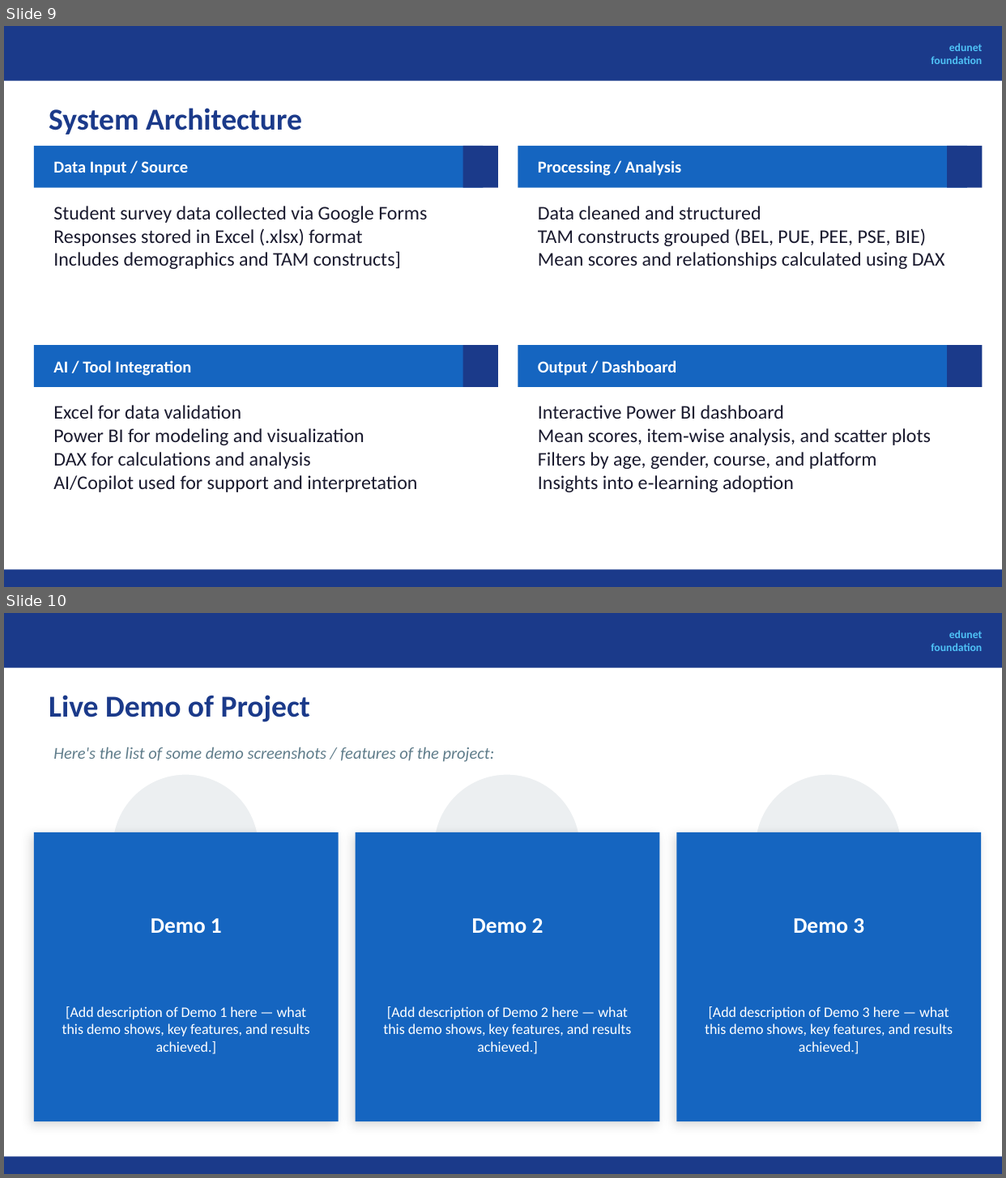
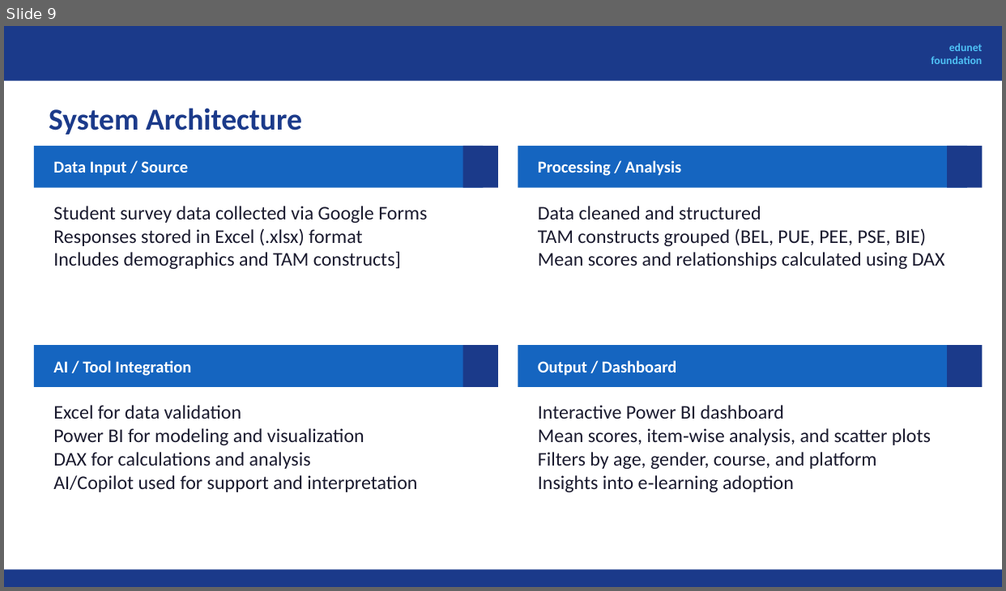
Before and after one commit to preetisingh-crypto/My_Project, a slide deck: AI Fellowship Project on E learning.pptx. Shown one above the other, each under a label of ours: slides 9 and 10 before the commit, slide 9 after it. The pictures are 1006x1178 and 1006x591 pixels, drawn with LibreOffice and Linux fonts; fonts in the diff are those of the drawing. Boxes give left, top, right and bottom in pixels: in the first picture for what was removed or moved away, otherwise in the second. Text is boxed around its words. In the diff, an @@ line names an element or a change of style, - is before the commit and + after.

```diff
--- a/AI Fellowship Project on E learning.pptx
+++ b/AI Fellowship Project on E learning.pptx
@@ slide 10 removed at [4,613,1002,1174], background #FFFFFF @@
@@ rectangle removed at [4,613,1002,668] @@
@@ text removed at [931,630,982,651] @@
-edunet
-foundation
@@ text removed at [49,695,310,722] @@
-Live Demo of Project
@@ text removed at [53,747,495,762] @@
-Here's the list of some demo screenshots / features of the project:
@@ ellipse removed at [111,773,261,922] @@
@@ text removed at [111,773,261,922] @@
-🖼
@@ ellipse removed at [432,773,582,922] @@
@@ text removed at [432,773,582,922] @@
-🖼
@@ ellipse removed at [753,773,903,922] @@
@@ text removed at [753,773,903,922] @@
-🖼
@@ rectangle removed at [34,833,339,1122] @@
@@ rectangle removed at [356,833,659,1122] @@
@@ rectangle removed at [676,833,981,1122] @@
@@ text removed at [151,918,222,934] @@
-Demo 1
@@ text removed at [472,918,543,933] @@
-Demo 2
@@ text removed at [793,918,864,934] @@
-Demo 3
@@ text removed at [62,1007,309,1054] @@
-[Add description of Demo 1 here — what this demo shows, key features, and results achieved.]
@@ text removed at [383,1007,631,1054] @@
-[Add description of Demo 2 here — what this demo shows, key features, and results achieved.]
@@ text removed at [705,1007,953,1054] @@
-[Add description of Demo 3 here — what this demo shows, key features, and results achieved.]
@@ rectangle removed at [4,1157,1002,1174] @@
```
Also in this commit, not shown: 5 slides changed, 2 slides added, 1 other slide removed.
